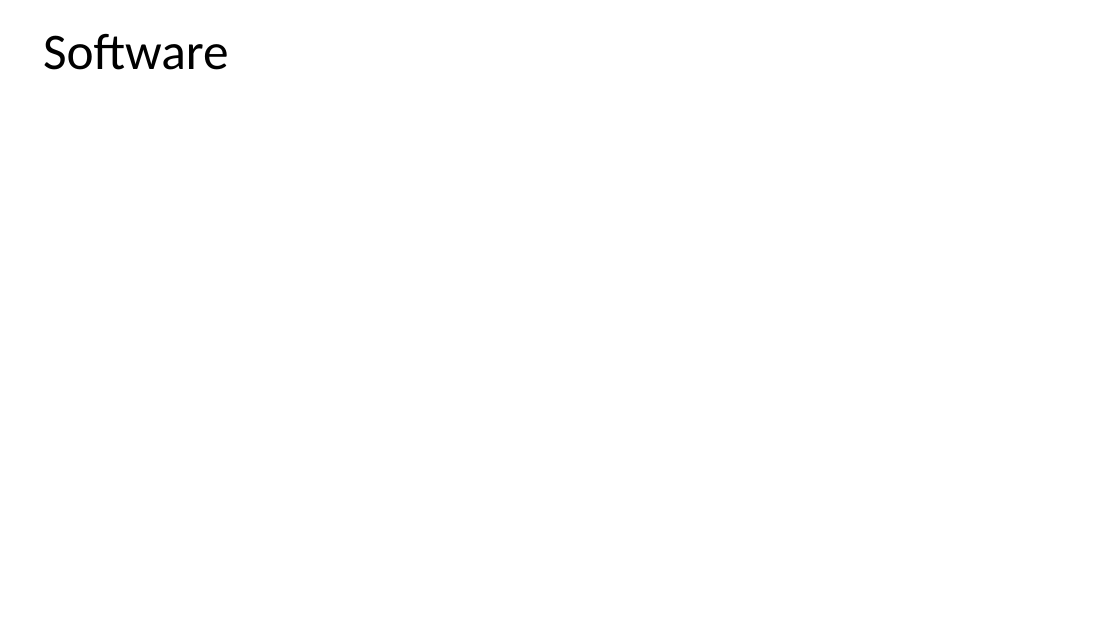
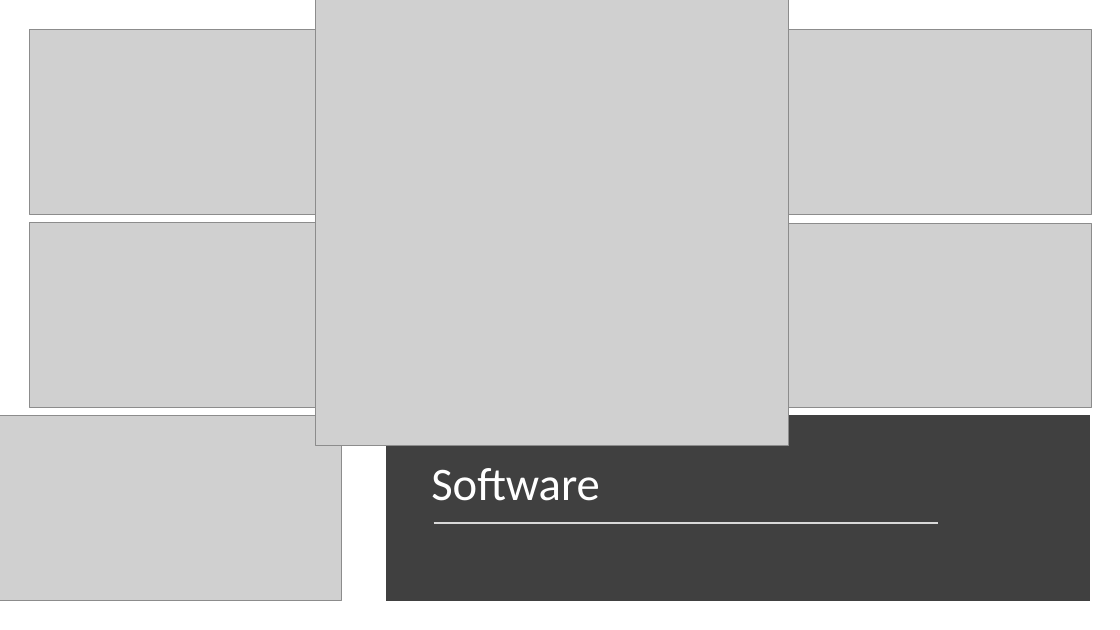
Before and after one commit to samvoisin/TDAforGesturePredictionsEMG, a slide deck: slide 9 of midway_progress/midway_pres.pptx (slide 10 before the commit). Drawn at 1120x630 pixels with LibreOffice and Linux fonts; fonts in the diff are those of the drawing; grey boxes stand for pictures. Boxes give left, top, right and bottom in pixels: in the first picture for what was removed or moved away, otherwise in the second. Text is boxed around its words. In the diff, an @@ line names an element or a change of style, - is before the commit and + after.

```diff
--- a/midway_progress/midway_pres.pptx
+++ b/midway_progress/midway_pres.pptx
@@ picture added at (x1=29, y1=29, x2=378, y2=214) @@
@@ picture added at (x1=316, y1=0, x2=788, y2=445) @@
@@ picture added at (x1=743, y1=29, x2=1091, y2=214) @@
@@ picture added at (x1=29, y1=223, x2=378, y2=408) @@
@@ picture added at (x1=743, y1=223, x2=1091, y2=408) @@
@@ picture added at (x1=0, y1=416, x2=342, y2=601) @@
@@ rectangle added at (x1=392, y1=421, x2=1085, y2=596), fill #404040, outline #404040 10 pt @@
@@ text "Software" moved from (x1=43, y1=34, x2=229, y2=70) to (x1=431, y1=468, x2=600, y2=501) @@
@@ text "Software" at (x1=431, y1=468, x2=600, y2=501): size 44 to 40 pt, text colour #000000 to #FFFFFF; more space between paragraphs @@
@@ line added from (434, 523) to (938, 523), #D9D9D9 1.25 pt @@
```
Also in this commit, not shown: 5 other slides changed, 2 slides removed, 10 other files.
